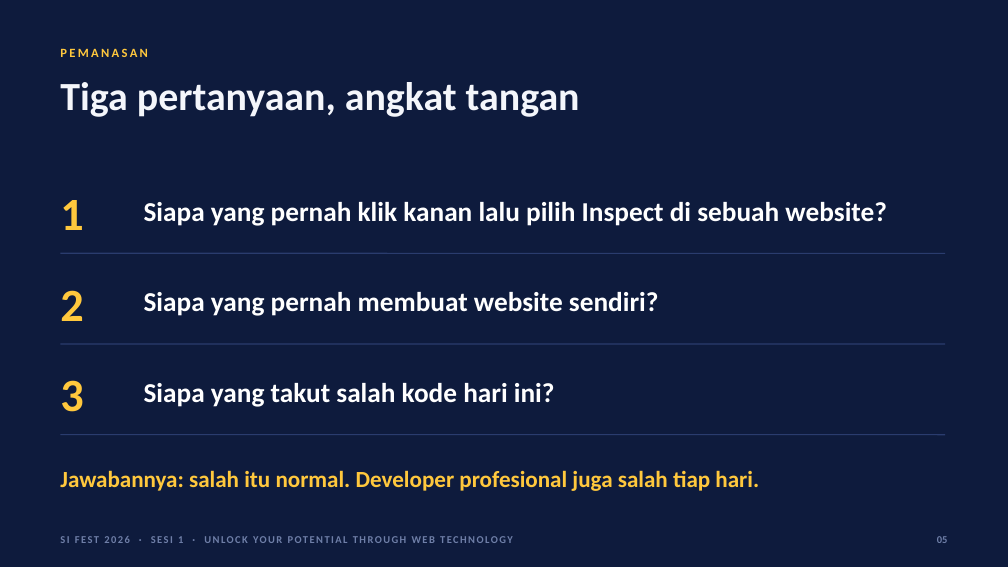
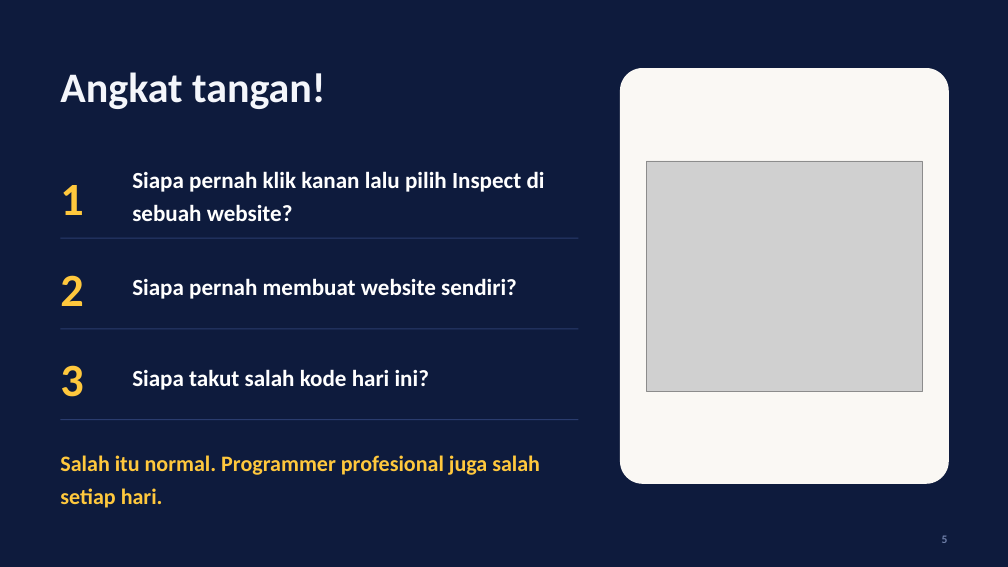
Before and after one commit to RifkiFrds/Seminar, a slide deck: slide 5 of seminar-sifest/SI-Fest-2026-Sesi1-SafeFonts.pptx. Drawn at 1008x567 pixels with LibreOffice and Linux fonts; fonts in the diff are those of the drawing; grey boxes stand for pictures. Boxes give left, top, right and bottom in pixels: in the first picture for what was removed or moved away, otherwise in the second. Text is boxed around its words. In the diff, an @@ line names an element or a change of style, - is before the commit and + after.

```diff
--- a/seminar-sifest/SI-Fest-2026-Sesi1-SafeFonts.pptx
+++ b/seminar-sifest/SI-Fest-2026-Sesi1-SafeFonts.pptx
@@ text removed at [60, 48, 148, 57] @@
-PEMANASAN
@@ text at [60, 72, 325, 109]: text changed; size 38 to 40 pt @@
-Tiga pertanyaan, angkat tangan
+Angkat tangan!
@@ rounded rectangle added at [620, 68, 949, 484], fill #FAF8F4 @@
@@ text "1": place and size @@
-text "1" at [60, 200, 83, 230]
+text "1" at [60, 185, 83, 215]
@@ text at [132, 171, 545, 221]: text changed; size 26 to 22 pt @@
-Siapa yang pernah klik kanan lalu pilih Inspect di sebuah website?
+Siapa pernah klik kanan lalu pilih Inspect di sebuah website?
@@ picture added at [647, 161, 923, 391] @@
@@ line added from (60, 238) to (578, 238), #2A3C6E 1 pt @@
@@ text "2": place and size @@
-text "2" at [60, 290, 83, 321]
+text "2" at [60, 275, 83, 306]
@@ line removed from (60, 253) to (945, 253) @@
@@ text at [132, 278, 517, 299]: text changed; size 26 to 22 pt @@
-Siapa yang pernah membuat website sendiri?
+Siapa pernah membuat website sendiri?
@@ line added from (60, 329) to (578, 329), #2A3C6E 1 pt @@
@@ text "3": place and size @@
-text "3" at [60, 380, 83, 412]
+text "3" at [60, 365, 83, 397]
@@ line removed from (60, 344) to (945, 344) @@
@@ text at [132, 369, 429, 390]: text changed; size 26 to 22 pt @@
-Siapa yang takut salah kode hari ini?
+Siapa takut salah kode hari ini?
@@ line removed from (60, 435) to (945, 435) @@
@@ line added from (60, 420) to (578, 420), #2A3C6E 1 pt @@
@@ text at [60, 455, 540, 508]: text changed; size 22 to 21 pt @@
-Jawabannya: salah itu normal. Developer profesional juga salah tiap hari.
+Salah itu normal. Programmer profesional juga salah setiap hari.
@@ text removed at [178, 536, 183, 543] @@
-SI FEST 2026 · SESI 1 · UNLOCK YOUR POTENTIAL THROUGH WEB TECHNOLOGY
@@ text at [942, 535, 948, 543]: text changed; size 10 to 11 pt @@
-05
+5
```
Also in this commit, not shown: 32 other slides changed, 1 slide added, 52 other files.
